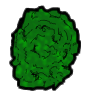
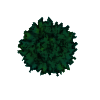
Layer changes from the first 100 x 100 image to the second:
added group "Layer Group #39" with 3 layers above "Layer Group #14" over [16,15,78,77]
added layer "Layer #110" in group "Layer Group #39" over [17,16,78,77]
added layer "Layer #111" in group "Layer Group #39" over [18,18,77,76]
added layer "Layer #112" in group "Layer Group #39" over [16,15,78,77]
moved "Layer #10" into group "Layer Group", painted on it over [9,5,81,91]
moved "Layer #12" into group "Layer Group #7", painted on it over [11,7,79,89]
